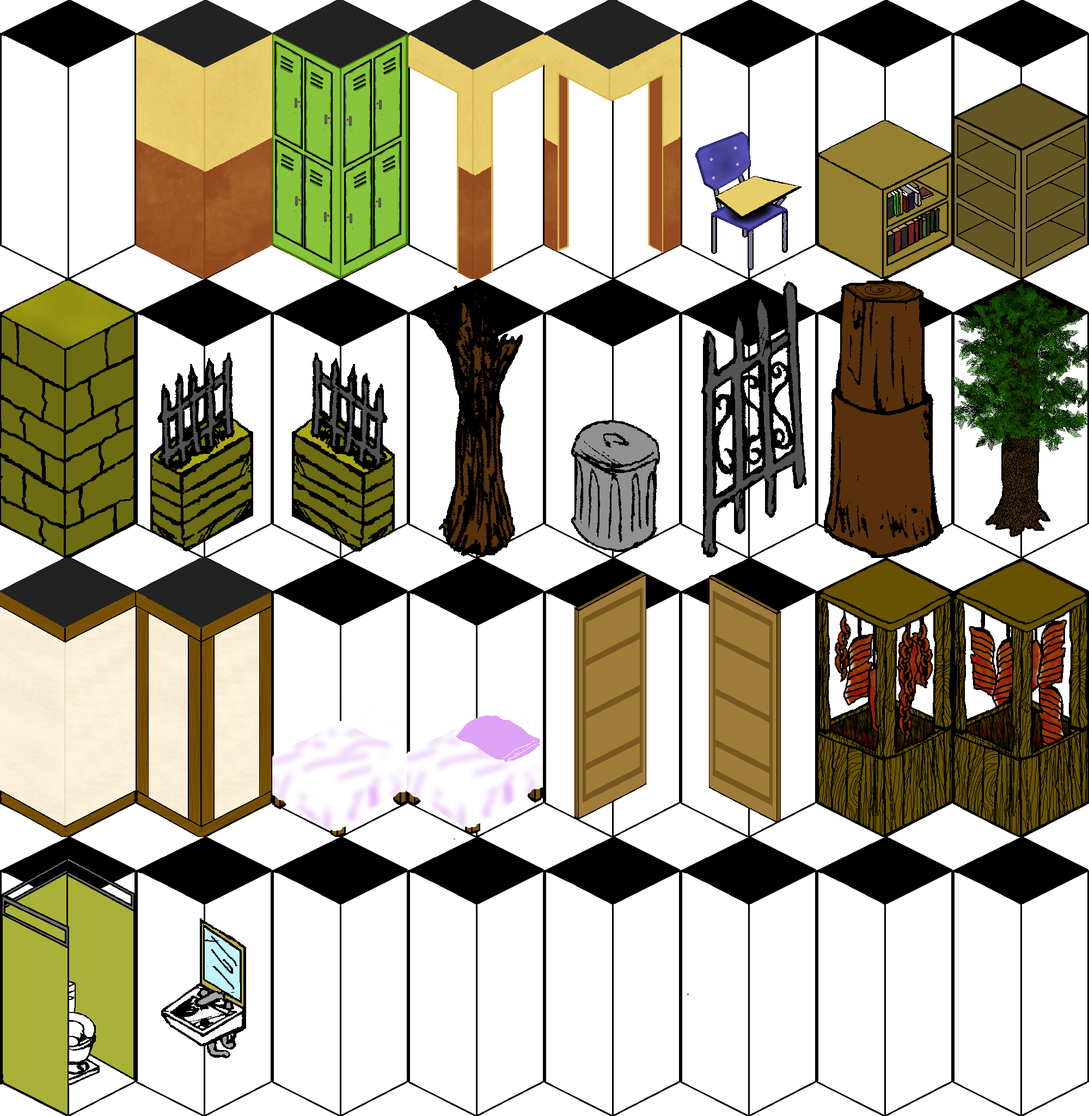
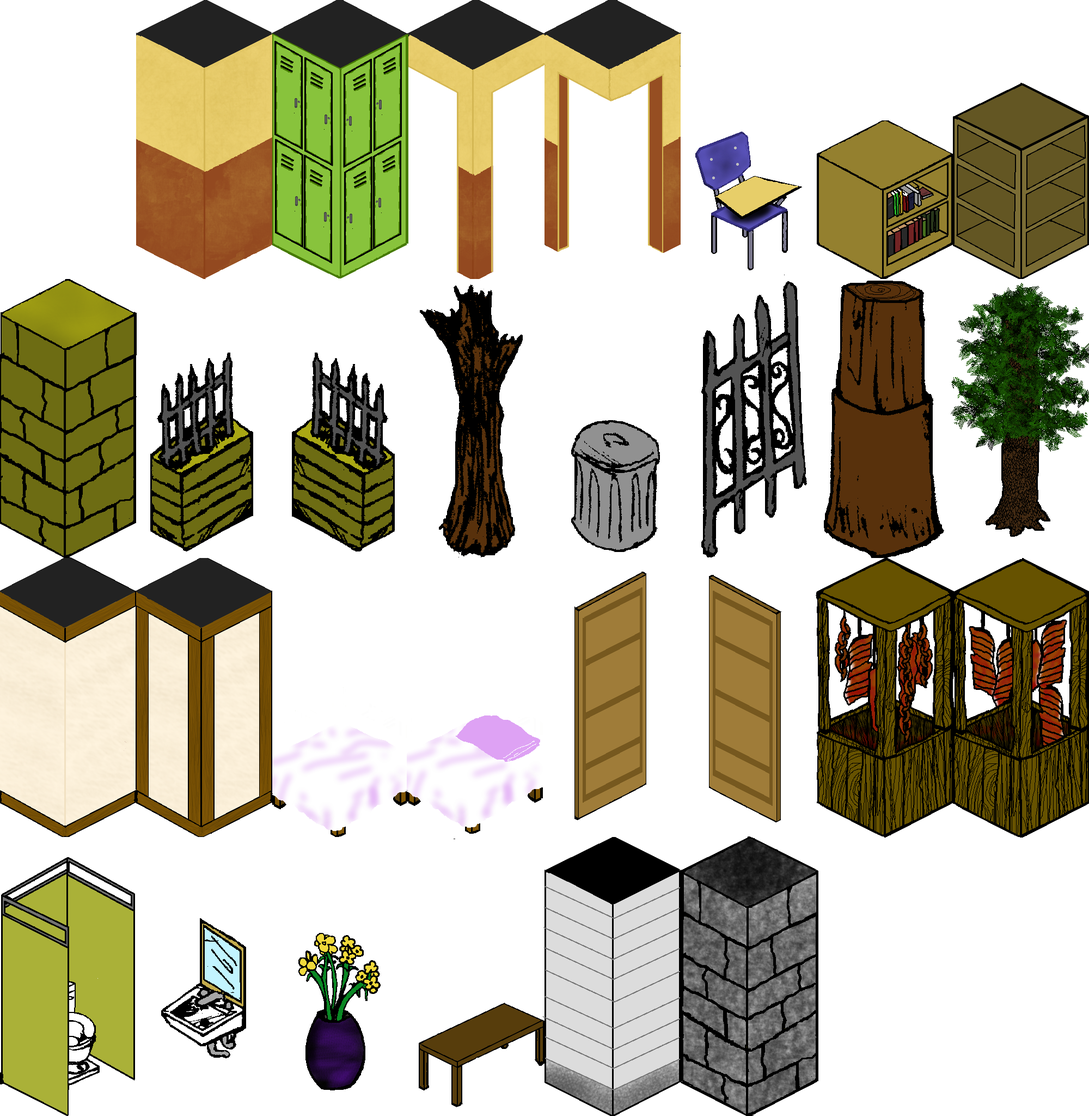
Layer changes from the first w=1089, h=1116 image to the second:
painted on "walls250x512.png" over [298, 836, 819, 1116]
hid "Layer", painted on it over [0, 0, 1089, 1116]
